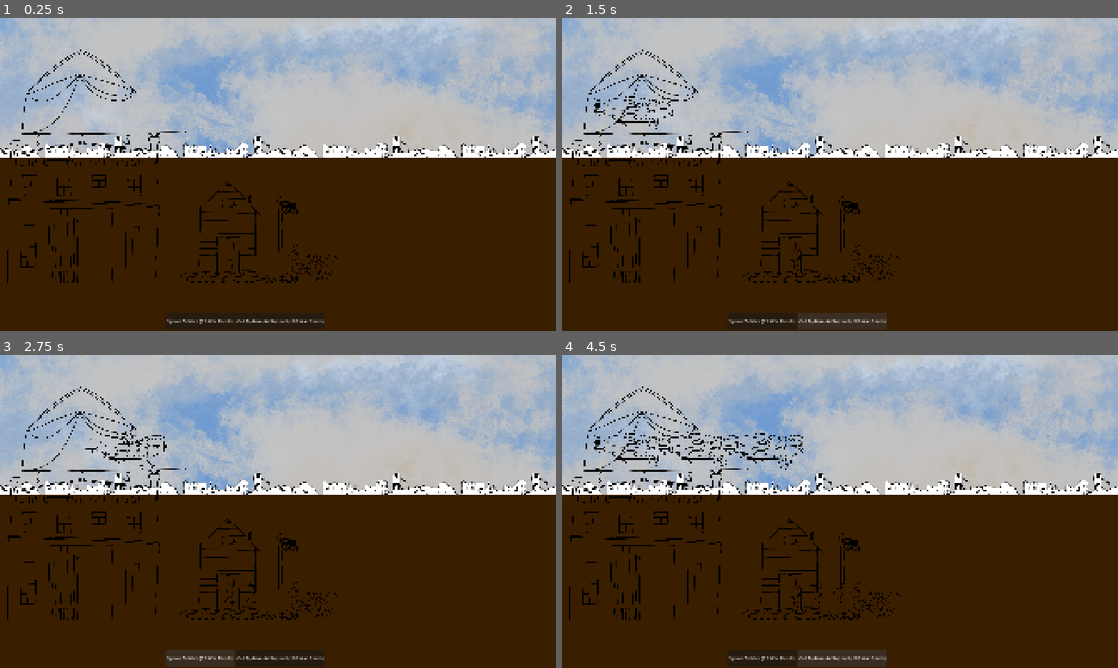
Above: before the commit, frames 1-4 (two rows, left to right).
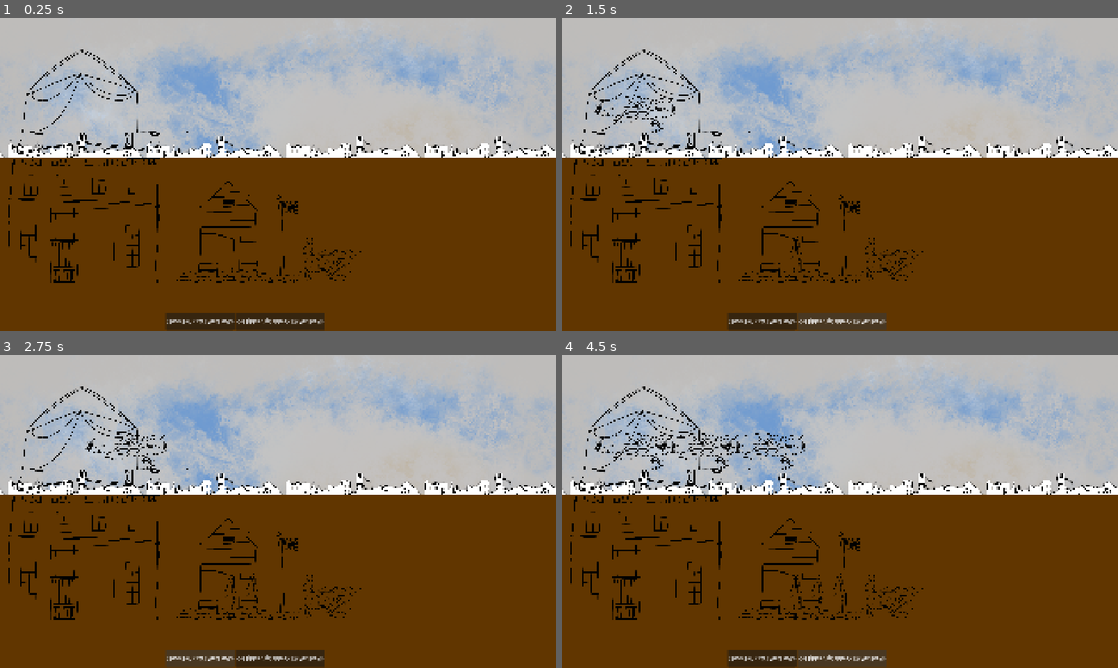
Above: after the commit, the same moments.

Repository: su-lewis/Bayonets-and-Biplanes-Godot
Game: Godot game, scene res://battlefield.tscn
Same seed, same stepped clock (60 frames per second), same inputs: the game is played once before the commit and once after it.
Inputs:
- Up to frame 1 (0.25 s): no input
- Up to frame 2 (1.5 s): click "Spawn Soldier (75 War Bonds)" at 0.5 s; click "Call Biplane Air Support (120…" at 1.25 s
- Up to frame 3 (2.75 s): click "Spawn Soldier (75 War Bonds)" at 2 s
- Up to frame 4 (4.5 s): click "Call Biplane Air Support (120…" at 2.75 s; click "Spawn Soldier (75 War Bonds)" at 3.5 s; click "Call Biplane Air Support (120…" at 4.25 s

The runs differ from the first frame. In frame 1, 60% of the frame differs, in the area x 0-100%, y 0-100%; in frame 2, 60%; in frame 3, 60%; in frame 4, 61%.

Commit message:
soldier scale changes

Diff:
--- a/barracks.gd
+++ b/barracks.gd
@@ -34,15 +34,14 @@
 	new_soldier.target_lane_y = chosen_lane.global_position.y
 	new_soldier.start_x = $Marker2D.global_position.x
 
-	# --- THE FIXED SCALE ASSIGNMENT ---
-	var BASE_SCALE = 0.2
+	var BASE_SCALE = 0.3 # <--- Set this to your Sprite's exact starting scale!
 
 	if chosen_lane == top_lane:
-		new_soldier.target_scale = BASE_SCALE * 0.9  # Shrinks to 0.12
+		new_soldier.target_scale = BASE_SCALE * 0.9
 	elif chosen_lane == mid_lane:
-		new_soldier.target_scale = BASE_SCALE * 0.95  # Shrinks to 0.135
+		new_soldier.target_scale = BASE_SCALE * 0.95
 	else:
-		new_soldier.target_scale = BASE_SCALE * 1.0  # Stays at 0.15
+		new_soldier.target_scale = BASE_SCALE * 1.0
 
 # --- BIPLANE SPAWNING logic ---
 func _on_plane_button_pressed():
--- a/battlefield.tscn
+++ b/battlefield.tscn
@@ -6,7 +6,7 @@
 [ext_resource type="Script" uid="uid://fouqur20iwo" path="res://canvas_layer.gd" id="3_fxwnf"]
 [ext_resource type="Script" uid="uid://3a3sld4sghsx" path="res://camera_contoller.gd" id="3_tkjg1"]
 [ext_resource type="Script" uid="uid://dso6yy883o6eb" path="res://barracks.gd" id="3_vsh2u"]
-[ext_resource type="PackedScene" uid="uid://c2ovm003k25k0" path="res://field_artillery.tscn" id="6_y8d5v"]
+[ext_resource type="Texture2D" uid="uid://wwyua863v0hu" path="res://fieldartillery.png" id="8_ki6g1"]
 
 [node name="Battlefield" type="Node2D" unique_id=1725853040]
 metadata/_edit_lock_ = true
@@ -26,7 +26,7 @@
 metadata/_edit_lock_ = true
 
 [node name="TownBackdrop" type="Sprite2D" parent="TownParallax" unique_id=1248598849]
-position = Vector2(605, 213)
+position = Vector2(960, 213)
 scale = Vector2(0.25, 0.25)
 texture = ExtResource("1_vsh2u")
 centered = false
@@ -37,7 +37,7 @@
 offset_right = 983.6304
 offset_bottom = 520.2175
 scale = Vector2(40.62565, 16.040813)
-color = Color(0.22773561, 0.11692538, 4.813075e-08, 1)
+color = Color(0.38243625, 0.21238127, 9.62615e-08, 1)
 
 [node name="HQ" type="Sprite2D" parent="." unique_id=878772379]
 position = Vector2(521, 404)
@@ -92,9 +92,6 @@
 scale = Vector2(0.96, 1)
 text = "Call Biplane Air Support (120 War Bonds)"
 
-[node name="FieldArtillery" parent="." unique_id=392801141 instance=ExtResource("6_y8d5v")]
-position = Vector2(1078, 908)
-
 [node name="Lanes" type="Node2D" parent="." unique_id=1440200053]
 y_sort_enabled = true
 
@@ -106,3 +103,8 @@
 
 [node name="BottomLane" type="Node2D" parent="Lanes" unique_id=639358213]
 position = Vector2(0, 950)
+
+[node name="Fieldartillery" type="Sprite2D" parent="." unique_id=1456296244]
+position = Vector2(1149, 756)
+scale = Vector2(0.3, 0.3)
+texture = ExtResource("8_ki6g1")
--- a/biplane.tscn
+++ b/biplane.tscn
@@ -4,17 +4,17 @@
 [ext_resource type="Texture2D" uid="uid://ccnklukbvnksx" path="res://biplane.png" id="1_87ivd"]
 
 [sub_resource type="RectangleShape2D" id="RectangleShape2D_87ivd"]
-size = Vector2(1832, 858)
+size = Vector2(280, 125)
 
 [node name="Biplane" type="CharacterBody2D" unique_id=1701208706]
-scale = Vector2(0.15, 0.15)
 collision_layer = 4
 script = ExtResource("1_4tuop")
 
 [node name="Sprite2D" type="Sprite2D" parent="." unique_id=2137148591]
-position = Vector2(-103, -421)
+position = Vector2(-12, -63)
+scale = Vector2(0.15, 0.15)
 texture = ExtResource("1_87ivd")
 
 [node name="CollisionShape2D" type="CollisionShape2D" parent="." unique_id=190208181]
-position = Vector2(-146, -432)
+position = Vector2(-20, -62.5)
 shape = SubResource("RectangleShape2D_87ivd")
--- a/field_artillery.tscn
+++ b/field_artillery.tscn
@@ -3,16 +3,16 @@
 [ext_resource type="Texture2D" uid="uid://wwyua863v0hu" path="res://fieldartillery.png" id="1_pwc6b"]
 
 [sub_resource type="RectangleShape2D" id="RectangleShape2D_pwc6b"]
-size = Vector2(621, 505)
+size = Vector2(824, 600)
 
 [node name="FieldArtillery" type="Node2D" unique_id=392801141]
 
 [node name="Sprite2D" type="Sprite2D" parent="." unique_id=1029760055]
-position = Vector2(8, -128)
-scale = Vector2(0.25, 0.25)
+position = Vector2(10, -153)
+scale = Vector2(0.3, 0.3)
 texture = ExtResource("1_pwc6b")
 
 [node name="CollisionShape2D" type="CollisionShape2D" parent="." unique_id=1666978023]
-position = Vector2(-5, -63)
+position = Vector2(5, -75)
 scale = Vector2(0.25, 0.25)
 shape = SubResource("RectangleShape2D_pwc6b")
--- a/project.godot
+++ b/project.godot
@@ -12,7 +12,7 @@
 
 config/name="Bayonets & Biplanes"
 run/main_scene="uid://buiaupgdov2rt"
-config/features=PackedStringArray("4.6", "Mobile")
+config/features=PackedStringArray("4.7", "Mobile")
 config/icon="res://icon.svg"
 
 [autoload]
@@ -23,6 +23,7 @@
 
 window/size/viewport_width=1920
 window/size/viewport_height=1080
+window/size/mode=4
 window/stretch/mode="canvas_items"
 window/stretch/aspect="expand"
 
@@ -32,6 +33,8 @@
 
 [rendering]
 
-textures/canvas_textures/default_texture_filter=2
+textures/canvas_textures/default_texture_filter=0
 rendering_device/driver.windows="d3d12"
 renderer/rendering_method="mobile"
+2d/snap/snap_2d_transforms_to_pixel=true
+2d/snap/snap_2d_vertices_to_pixel=true
--- a/soldier.gd
+++ b/soldier.gd
@@ -3,14 +3,20 @@
 const SPEED = 50.0
 
 var target_lane_y: float = 0.0
-var target_scale: float = 0.15 # <--- Changed this from 1.0
-var base_scale: float = 0.2   # <--- Added this to remember our starting size
+var target_scale: float = 1.0
+var base_scale: float = 1.0
 var start_x: float = 0.0
-var walk_out_distance: float = 200.0
+var walk_out_distance: float = 400.0
 
-var start_y_for_scale: float = 0.0 # Remembers where we started the diagonal march
+var start_y_for_scale: float = 0.0
+var current_state: int = 0
 
-var current_state: int = 0
+# --- NEW: Grab the Sprite node ---
+@onready var sprite = $Sprite2D
+
+func _ready():
+	# Automatically remember whatever scale you set the Sprite2D to in the editor!
+	base_scale = sprite.scale.x
 
 func _physics_process(delta):
 	if current_state == 0:
@@ -19,7 +25,6 @@
 		velocity.x = SPEED
 
 		if global_position.x >= start_x + walk_out_distance:
-			# The exact moment we turn diagonal, record our starting Y coordinate!
 			start_y_for_scale = global_position.y
 			current_state = 1
 
@@ -34,20 +39,19 @@
 			else:
 				velocity.y = -SPEED * 0.8
 
-			# --- THE NEW SMOOTH SCALE MATH ---
-			# Calculate total distance vs distance traveled to get a percentage (0.0 to 1.0)
 			var total_y_distance = target_lane_y - start_y_for_scale
 			if total_y_distance != 0:
 				var current_y_distance = global_position.y - start_y_for_scale
 				var progress = current_y_distance / total_y_distance
 
-				# lerp() smoothly blends from our exact starting size down to the target
 				var current_scale = lerp(base_scale, target_scale, progress)
-				scale = Vector2(current_scale, current_scale)
+				# --- FIXED: Only apply scale to the Sprite! ---
+				sprite.scale = Vector2(current_scale, current_scale)
 
 		else:
 			global_position.y = target_lane_y
-			scale = Vector2(target_scale, target_scale) # Snap exactly to final scale
+			# --- FIXED: Only apply final scale to the Sprite! ---
+			sprite.scale = Vector2(target_scale, target_scale)
 			current_state = 2
 
 	elif current_state == 2:
--- a/soldier.tscn
+++ b/soldier.tscn
@@ -4,20 +4,19 @@
 [ext_resource type="Texture2D" uid="uid://dh2wspp7oxt18" path="res://soldier.png" id="1_siw8g"]
 
 [sub_resource type="CapsuleShape2D" id="CapsuleShape2D_8swxs"]
-radius = 59.999992
-height = 629.99994
+radius = 23.333374
+height = 150.0
 
 [node name="Soldier" type="CharacterBody2D" unique_id=1497413185]
-scale = Vector2(0.2, 0.2)
 collision_layer = 2
 collision_mask = 0
 script = ExtResource("1_ba3fx")
 
 [node name="Sprite2D" type="Sprite2D" parent="." unique_id=1036357060]
-position = Vector2(0, -320)
-scale = Vector2(1.25, 1.25)
+position = Vector2(1, -77)
+scale = Vector2(0.3, 0.3)
 texture = ExtResource("1_siw8g")
 
 [node name="CollisionShape2D" type="CollisionShape2D" parent="." unique_id=243647102]
-position = Vector2(-4.9999995, -315)
+position = Vector2(0, -75)
 shape = SubResource("CapsuleShape2D_8swxs")
Not shown, added: Artstyle inspiration/DOR_WTM_E1970_56-001.jpg.import
Not shown, added: Artstyle inspiration/c.jpg.import
Not shown, added: Artstyle inspiration/dddages.jpg.import
Not shown, added: Artstyle inspiration/images.jpg.import
Not shown, added: Artstyle inspiration/mark_ii___arras_1917__mk_v_and_mk_v____amiens_1918_by_tuomaskoivurinne_da4h4ok-414w.jpg.import
Not shown, added: Artstyle inspiration/post-1862-0-96336600-1457905691_thumb.webp.import
Binary file changed: biplane.png
Binary file changed: skyday.png
Not shown, changed: biplane.kra
Not shown, added: biplane.kra~
Not shown, added: biplane.png~
Not shown, changed: skyday.kra
(and 2 more such lines)
